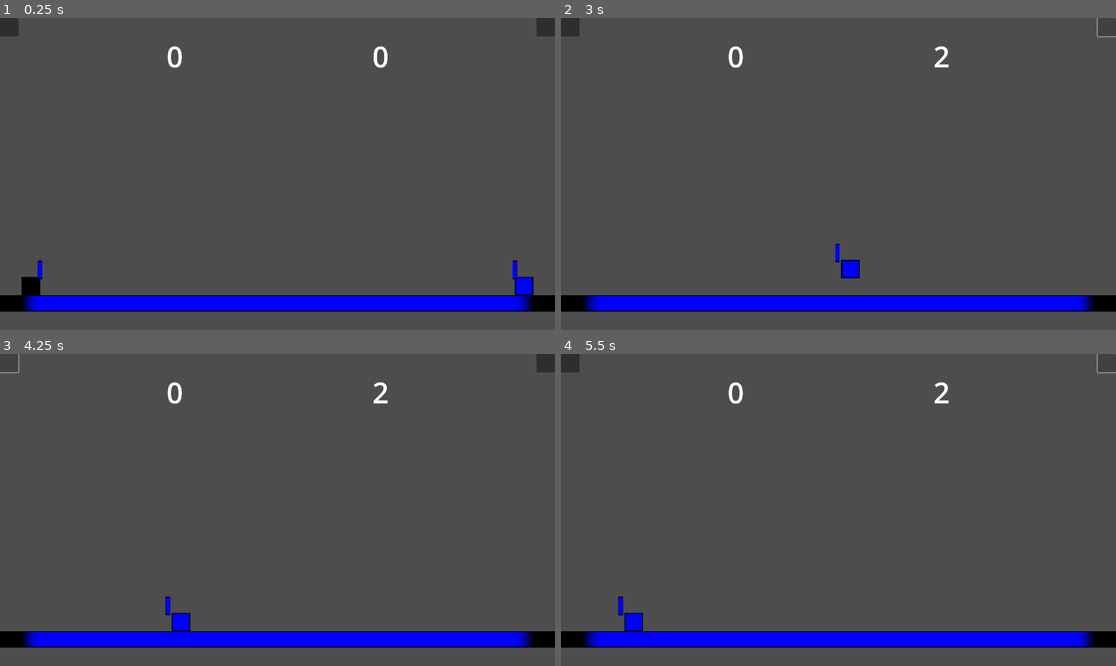
Above: before the commit, frames 1-4 (two rows, left to right).
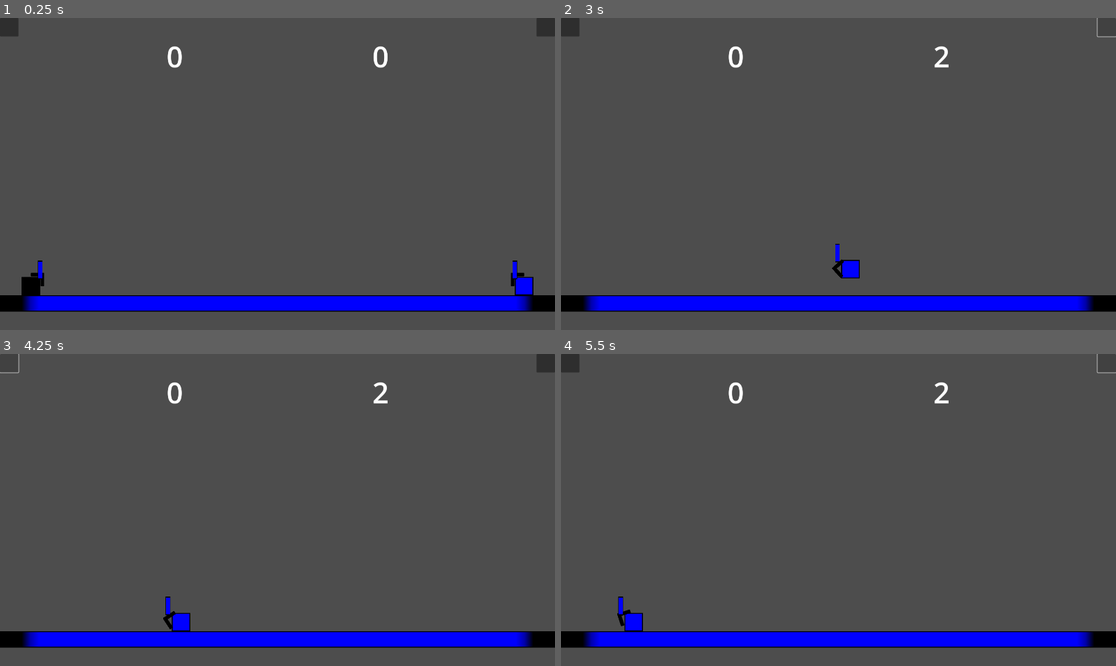
Above: after the commit, the same moments.

Repository: ra314/micro-swords
Game: Godot game, scene res://Main.tscn
Two runs of this game, one before a commit and one after it. Both use one fixed random seed, a clock stepped at 60 frames per second and the inputs below.
Inputs (mouse positions are in pixels of both pictures, inside the frame that each line leads up to):
- Up to frame 1 (0.25 s): no input
- Up to frame 2 (3 s): click (572, 27) at 0.5 s; click (1104, 27) at 1.25 s; click (572, 27) at 2 s; click (1104, 27) at 2.75 s
- Up to frame 3 (4.25 s): click (11, 363) at 3.5 s
- Up to frame 4 (5.5 s): click (1104, 363) at 4.25 s

The runs differ from the first frame. In frame 1, less than 0.1% of the frame differs, in the area x 5-95%, y 81-86%; in frame 2, less than 0.1%; in frame 3, less than 0.1%; in frame 4, less than 0.1%.
Error in both runs: Invalid access to property or key 'held_item' on a base object of type 'null instance'. (res://Main.gd:48)

Commit message:
Added a rotating arrow.

Diff:
--- a/Sword.gd
+++ b/Sword.gd
@@ -69,7 +69,6 @@
 	if direction == ENUMS.DIRECTION.LEFT:
 		velocity.x *= -1
 	state = ENUMS.SWORD_STATE.THROWN
-	print(velocity)
 
 func die():
 	queue_free()
--- a/Swordsman.gd
+++ b/Swordsman.gd
@@ -1,8 +1,14 @@
 extends CharacterBody2D
 class_name Swordsman
 
-const SPEED = 300.0
-const JUMP_VELOCITY = -400.0
+const SPEED := 300.0
+const JUMP_VELOCITY := -400.0
+
+const MAX_ROT_RANGE_DEG := 120
+const ROT_SPEED := 3
+var rot_deg := 0
+var rotating_upwards := true
+
 # Get the gravity from the project settings to be synced with RigidBody nodes.
 var gravity = ProjectSettings.get_setting("physics/2d/default_gravity")
 @export var direction: ENUMS.DIRECTION
@@ -13,6 +19,24 @@
 
 func _ready():
 	root = get_parent()
+	update_arrow_rotation()
+
+func update_arrow_rotation():
+	match direction:
+		ENUMS.DIRECTION.RIGHT:
+			$Arrow.rotation_degrees = -rot_deg
+		ENUMS.DIRECTION.LEFT:
+			$Arrow.rotation_degrees = -180+rot_deg
+		_:
+			assert(false)
+
+func rotate_arrow():
+	if rotating_upwards:
+		rot_deg += ROT_SPEED
+	else:
+		rot_deg -= ROT_SPEED
+	if rot_deg >= 120 or rot_deg <= 0:
+		rotating_upwards = not rotating_upwards
 
 func collision_layer():
 	return ConstData.SWORDSMAN_TO_COLLISION_LAYER[swordsman_name]
@@ -30,10 +54,12 @@
 		direction = ENUMS.DIRECTION.RIGHT
 		if held_item != ENUMS.HELD_ITEM.NONE:
 			update_held_sword_location(root.get_sword(held_item))
+		update_arrow_rotation()
 	elif Utils.approx_equal(position.x, 1920-64):
 		direction = ENUMS.DIRECTION.LEFT
 		if held_item != ENUMS.HELD_ITEM.NONE:
 			update_held_sword_location(root.get_sword(held_item))
+		update_arrow_rotation()
 
 	# Set velocity based on direction
 	if direction == ENUMS.DIRECTION.RIGHT:
@@ -41,9 +67,12 @@
 	else:
 		velocity.x = -SPEED
 
-	# Sync sword velocity with swordsman velocity
 	if held_item != ENUMS.HELD_ITEM.NONE:
+		# Sync sword velocity with swordsman velocity
 		root.get_sword(held_item).velocity = velocity
+		# Rotate the arrow
+		rotate_arrow()
+		update_arrow_rotation()
 
 	# MOVE
 	move_and_slide()
@@ -83,6 +112,14 @@
 	root.update_collision_between_grounded_swords_and_empty_swordsmen()
 	sword.state = ENUMS.SWORD_STATE.HELD
 	sword.direction = direction
+	$Arrow.visible = true
+	match direction:
+		ENUMS.DIRECTION.RIGHT:
+			$Arrow.rotation_degrees = 0
+		ENUMS.DIRECTION.LEFT:
+			$Arrow.rotation_degrees = -180
+		_:
+			assert(false)
 
 func action():
 	# JUMP
@@ -104,3 +141,4 @@
 
 		# Perform throw
 		sword.action(direction)
+		$Arrow.visible = false
--- a/Swordsman.tscn
+++ b/Swordsman.tscn
@@ -1,7 +1,8 @@
-[gd_scene load_steps=4 format=3 uid="uid://ccbd5rrosfsx8"]
+[gd_scene load_steps=5 format=3 uid="uid://ccbd5rrosfsx8"]
 
 [ext_resource type="Texture2D" uid="uid://di23j62yi08gc" path="res://blue-square.svg" id="1_wpvrv"]
 [ext_resource type="Script" path="res://Swordsman.gd" id="1_y0qsv"]
+[ext_resource type="Texture2D" uid="uid://do2dt6u6j3ld0" path="res://arrow-next-right2.png" id="3_4kvfh"]
 
 [sub_resource type="RectangleShape2D" id="RectangleShape2D_mclpc"]
 size = Vector2(64, 64)
@@ -17,3 +18,9 @@
 [node name="CollisionShape2D" type="CollisionShape2D" parent="."]
 position = Vector2(32, 32)
 shape = SubResource("RectangleShape2D_mclpc")
+
+[node name="Arrow" type="Sprite2D" parent="."]
+position = Vector2(32, 32)
+rotation = 3.11192
+scale = Vector2(0.125, 0.125)
+texture = ExtResource("3_4kvfh")
Binary file added: arrow-next-right2.png
Not shown, added: arrow-next-right2.png.import
